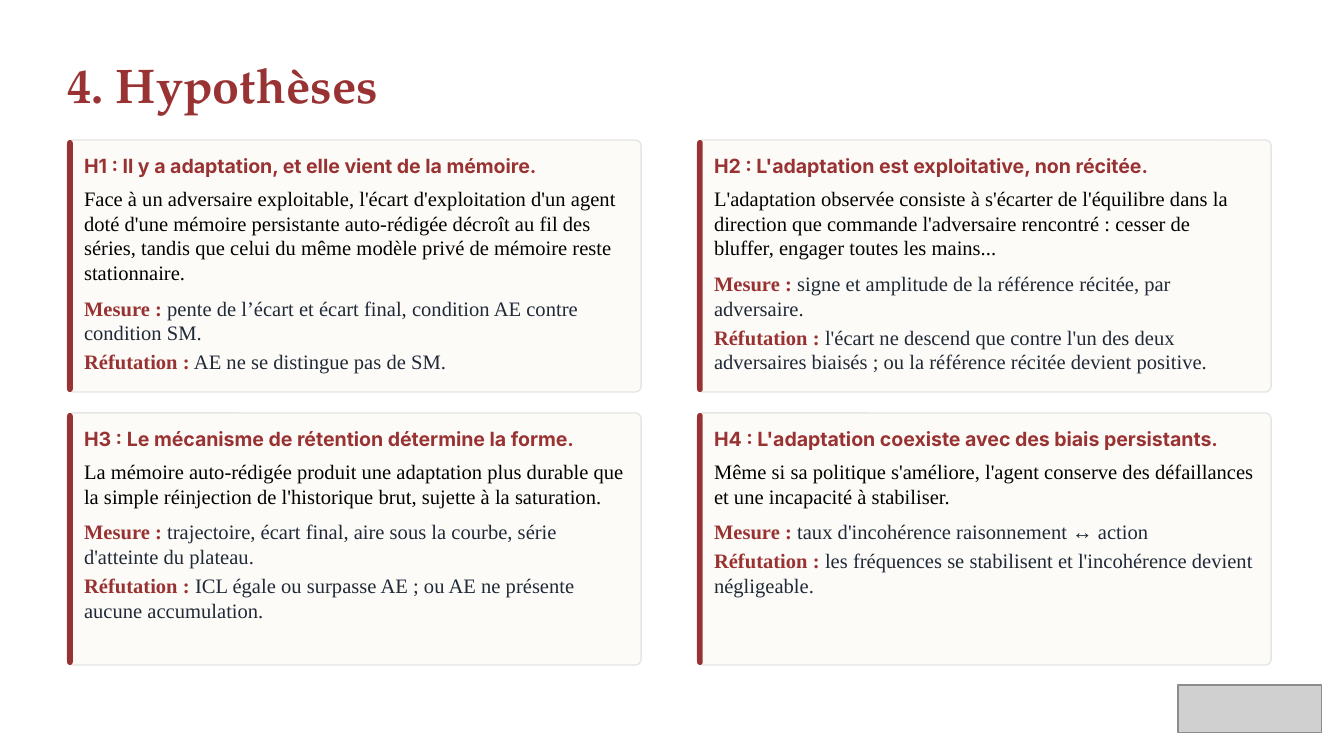
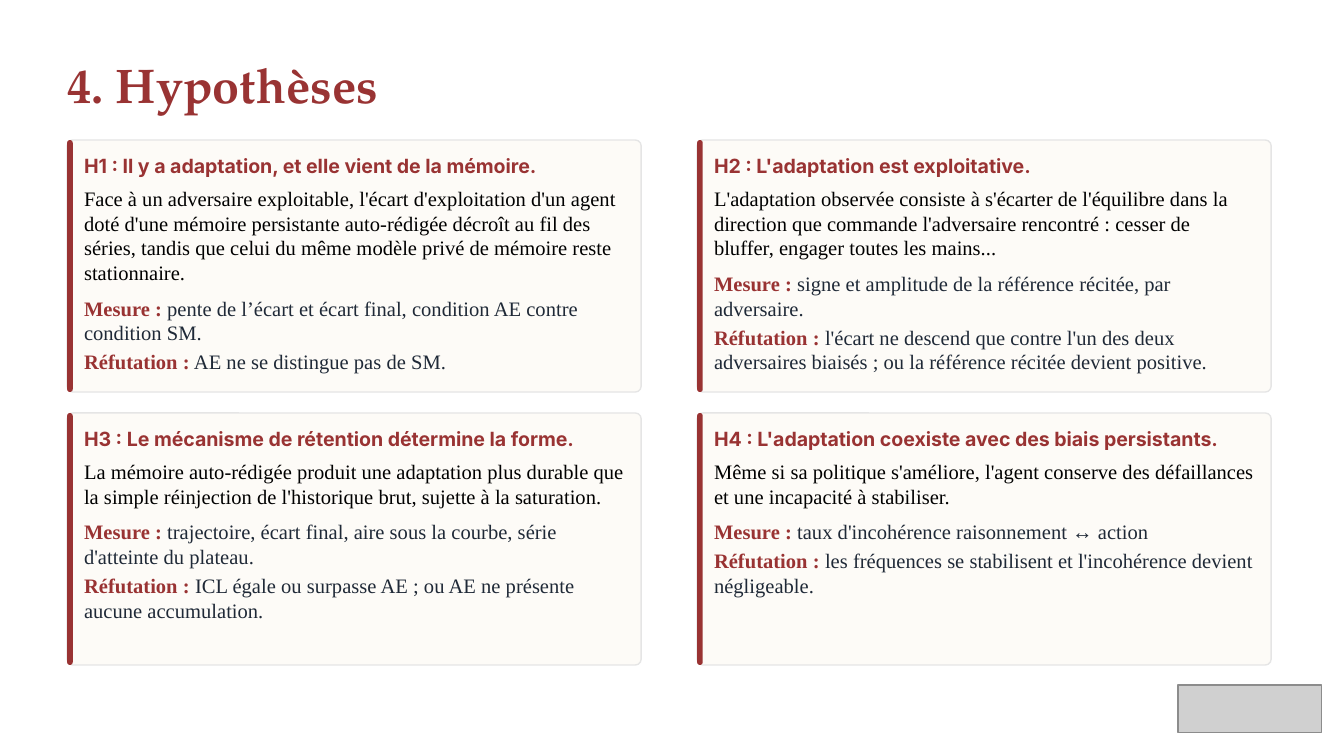
Before and after one commit to videtleo-ux/Memoire-IREN, a slide deck: slide 7 of Soutenance.pptx. Drawn at 1344x756 pixels with LibreOffice and Linux fonts; fonts in the diff are those of the drawing; grey boxes stand for pictures. Boxes give left, top, right and bottom in pixels: in the first picture for what was removed or moved away, otherwise in the second. Text is boxed around its words. In the diff, an @@ line names an element or a change of style, - is before the commit and + after.

```diff
--- a/Soutenance.pptx
+++ b/Soutenance.pptx
@@ text at (x1=714, y1=158, x2=1031, y2=177): text changed @@
-H2 : L'adaptation est exploitative, non récitée.
+H2 : L'adaptation est exploitative.
```
Also in this commit, not shown: 4 other slides changed, 15 other files.
